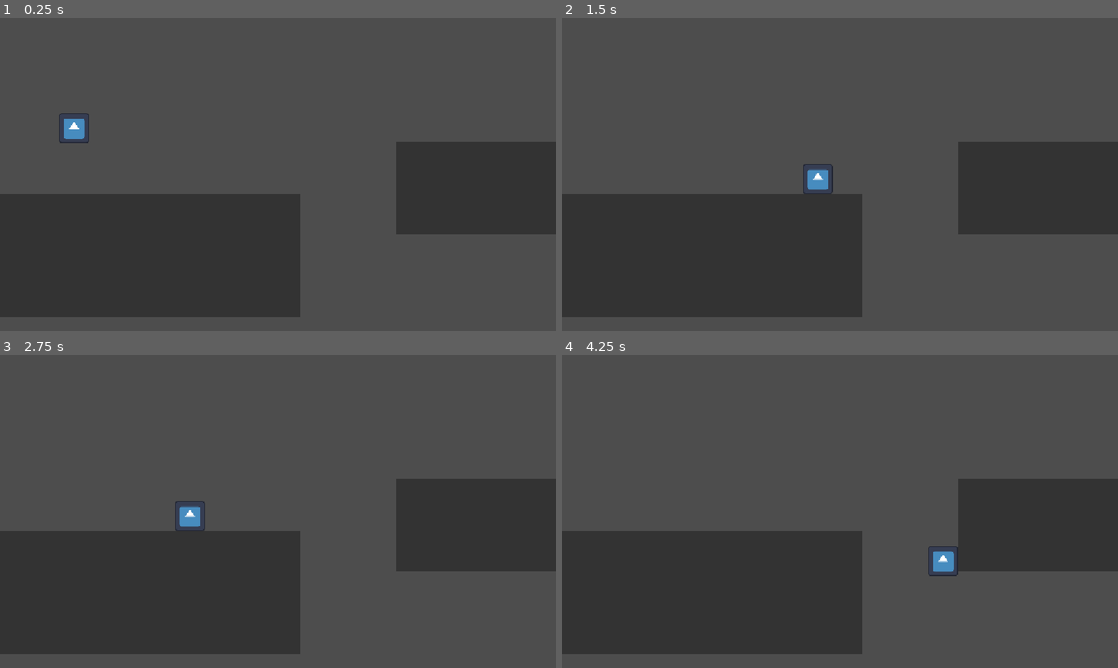
Above: before the commit, frames 1-4 (two rows, left to right).
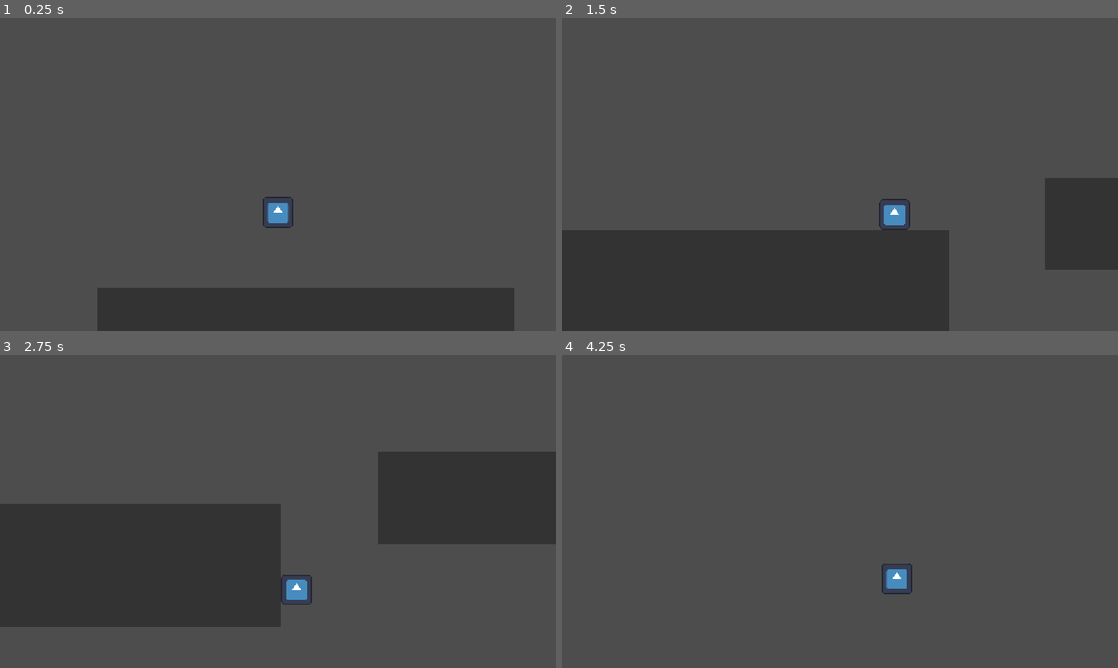
Above: after the commit, the same moments.

Repository: VSathvikReddy/Let-s-figure-it-out
Game: Godot game, scene res://game_objects/level.tscn
The game is run twice, just before and just after one commit, with the same random seed, the same clock (stepped at 60 frames per second) and the same inputs. The project has no main scene, so this scene is started directly. The engine's default icon, where the game draws it, is replaced by a stand-in: a white triangle on a blue panel in a dark square.
Inputs:
- Up to frame 1 (0.25 s): no input
- Up to frame 2 (1.5 s): hold D (move_right) from 0.53 s (still down); tap Shift (dash) at 0.6, 1.35 s; tap Space (jump) at 0.77 s
- Up to frame 3 (2.75 s): tap Space (jump) at 1.52 s; release D (move_right) at 2.03 s; hold A (move_left) from 2.03 s (still down); tap Shift (dash) at 2.1 s
- Up to frame 4 (4.25 s): release A (move_left) at 2.78 s; hold D (move_right) from 2.78 s (still down); tap Shift (dash) at 2.85, 3.6 s; tap Space (jump) at 3.02, 3.77 s

The runs differ from the first frame. In frame 1, 33% of the frame differs, in the area x 0-100%, y 30-100%; in frame 2, 22%; in frame 3, 16%; in frame 4, 30%.

Commit message:
added camers

Diff:
--- a/game_objects/player/player.gd
+++ b/game_objects/player/player.gd
@@ -7,7 +7,7 @@
 enum PlayerDirection { RIGHT, LEFT }
 
 @export var SPEED := 300.0
-@export var JUMP_VELOCITY := -600.0
+@export var JUMP_VELOCITY := -530.0
 @export var TERMINAL_FALL_VELOCITY := 1000.0
 
 ## Gravity multiplier when jump is released while still rising (short hop)
--- a/game_objects/player/player.tscn
+++ b/game_objects/player/player.tscn
@@ -10,10 +10,18 @@
 script = ExtResource("1_jcgnw")
 
 [node name="HitBox" type="CollisionShape2D" parent="." unique_id=1766560818]
-position = Vector2(21.5, 21)
 shape = SubResource("RectangleShape2D_d1kxo")
 
 [node name="Sprite2D" type="Sprite2D" parent="." unique_id=1690453589]
-position = Vector2(21.5, 21.500002)
 scale = Vector2(0.4921875, 0.4921875)
 texture = ExtResource("2_gnf7o")
+
+[node name="Camera2D" type="Camera2D" parent="." unique_id=862006972]
+position = Vector2(0, -50)
+position_smoothing_enabled = true
+drag_horizontal_enabled = true
+drag_vertical_enabled = true
+drag_left_margin = 0.1
+drag_top_margin = 0.1
+drag_right_margin = 0.1
+drag_bottom_margin = 0.1
